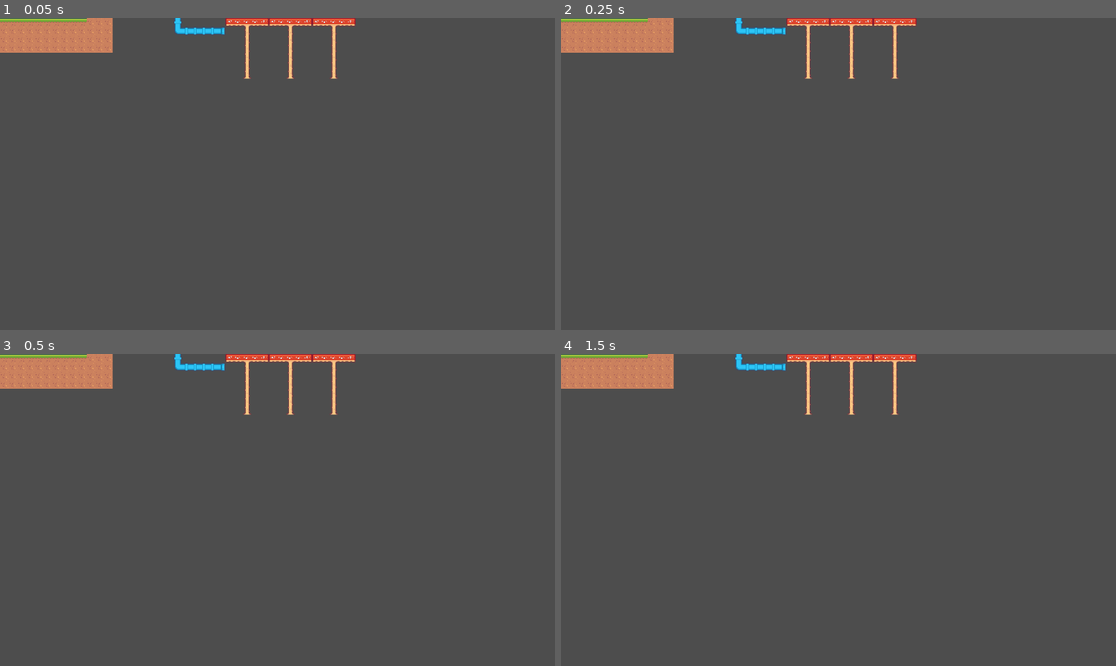
Above: before the commit, frames 1-4 (two rows, left to right).
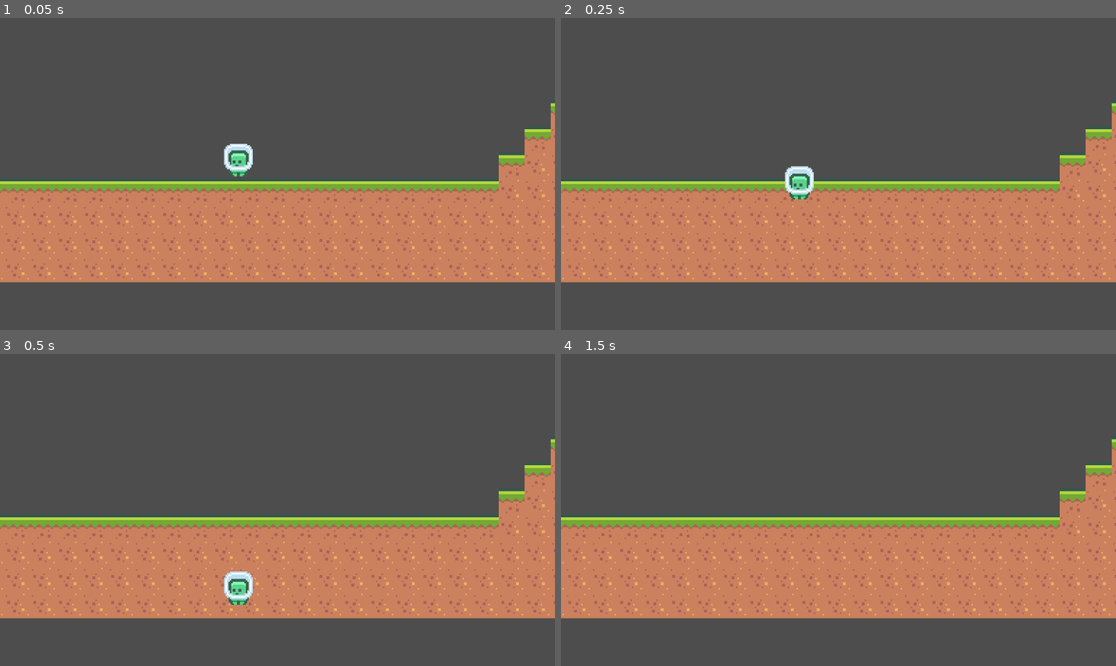
Above: after the commit, the same moments.

Repository: IsaacRF/test-platformer-2d
Game: Godot game, scene res://Levels/Level1.tscn
The game is run twice, just before and just after one commit, with the same random seed, the same clock (stepped at 60 frames per second) and the same inputs. Before the commit the project has no main scene; this scene is started directly in both runs.
Inputs:
- Up to frame 1 (0.05 s): no input
- Up to frame 2 (0.25 s): no input
- Up to frame 3 (0.5 s): no input
- Up to frame 4 (1.5 s): tap Enter (ui_accept) at 0.5, 0.6, 0.77, 1.07, 1.25, 1.35 s; hold Right (ui_right) from 0.53 s (still down)

The runs differ from the first frame. In frame 1, 39% of the frame differs, in the area x 0-100%, y 0-85%; in frame 2, 39%; in frame 3, 38%; in frame 4, 38%.

Commit message:
Setup Player object in scene and Script
Also fix TileSet tiles out of texture

Diff:
--- a/Levels/Level1.tscn
+++ b/Levels/Level1.tscn
@@ -1,238 +1,31 @@
-[gd_scene load_steps=4 format=3 uid="uid://c2oa4y33f2ejk"]
+[gd_scene load_steps=5 format=3 uid="uid://c2oa4y33f2ejk"]
 
-[ext_resource type="Texture2D" uid="uid://biwond464pw3f" path="res://Sprites/Tiles/tiles_packed.png" id="1_3oqup"]
+[ext_resource type="TileSet" uid="uid://do245kxupqu6" path="res://Resources/TileMap.tres" id="1_qi6rl"]
+[ext_resource type="Script" path="res://Scripts/Player.gd" id="2_acmkx"]
+[ext_resource type="Texture2D" uid="uid://bqb4j84403j2a" path="res://Sprites/Characters/character_0000.png" id="2_u7mh4"]
 
-[sub_resource type="TileSetAtlasSource" id="TileSetAtlasSource_cqlng"]
-texture = ExtResource("1_3oqup")
-texture_region_size = Vector2i(18, 18)
-0:0/0 = 0
-1:0/0 = 0
-2:0/0 = 0
-3:0/0 = 0
-4:0/0 = 0
-5:0/0 = 0
-6:0/0 = 0
-7:0/0 = 0
-8:0/0 = 0
-9:0/0 = 0
-10:0/0 = 0
-11:0/0 = 0
-12:0/0 = 0
-13:0/0 = 0
-14:0/0 = 0
-15:0/0 = 0
-16:0/0 = 0
-17:0/0 = 0
-18:0/0 = 0
-19:0/0 = 0
-20:0/0 = 0
-21:0/0 = 0
-0:1/0 = 0
-1:1/0 = 0
-2:1/0 = 0
-3:1/0 = 0
-4:1/0 = 0
-5:1/0 = 0
-6:1/0 = 0
-7:1/0 = 0
-8:1/0 = 0
-9:1/0 = 0
-10:1/0 = 0
-11:1/0 = 0
-12:1/0 = 0
-13:1/0 = 0
-14:1/0 = 0
-15:1/0 = 0
-16:1/0 = 0
-17:1/0 = 0
-18:1/0 = 0
-19:1/0 = 0
-20:1/0 = 0
-21:1/0 = 0
-0:2/0 = 0
-1:2/0 = 0
-2:2/0 = 0
-3:2/0 = 0
-4:2/0 = 0
-5:2/0 = 0
-6:2/0 = 0
-7:2/0 = 0
-8:2/0 = 0
-9:2/0 = 0
-10:2/0 = 0
-11:2/0 = 0
-12:2/0 = 0
-13:2/0 = 0
-14:2/0 = 0
-15:2/0 = 0
-16:2/0 = 0
-17:2/0 = 0
-18:2/0 = 0
-19:2/0 = 0
-20:2/0 = 0
-21:2/0 = 0
-0:3/0 = 0
-1:3/0 = 0
-2:3/0 = 0
-3:3/0 = 0
-4:3/0 = 0
-5:3/0 = 0
-6:3/0 = 0
-7:3/0 = 0
-8:3/0 = 0
-9:3/0 = 0
-10:3/0 = 0
-11:3/0 = 0
-12:3/0 = 0
-13:3/0 = 0
-14:3/0 = 0
-15:3/0 = 0
-16:3/0 = 0
-17:3/0 = 0
-18:3/0 = 0
-19:3/0 = 0
-20:3/0 = 0
-21:3/0 = 0
-0:4/0 = 0
-1:4/0 = 0
-2:4/0 = 0
-3:4/0 = 0
-4:4/0 = 0
-5:4/0 = 0
-6:4/0 = 0
-7:4/0 = 0
-8:4/0 = 0
-9:4/0 = 0
-10:4/0 = 0
-11:4/0 = 0
-12:4/0 = 0
-13:4/0 = 0
-14:4/0 = 0
-15:4/0 = 0
-16:4/0 = 0
-17:4/0 = 0
-18:4/0 = 0
-19:4/0 = 0
-20:4/0 = 0
-21:4/0 = 0
-0:5/0 = 0
-1:5/0 = 0
-2:5/0 = 0
-3:5/0 = 0
-4:5/0 = 0
-5:5/0 = 0
-6:5/0 = 0
-7:5/0 = 0
-8:5/0 = 0
-9:5/0 = 0
-10:5/0 = 0
-11:5/0 = 0
-12:5/0 = 0
-13:5/0 = 0
-14:5/0 = 0
-15:5/0 = 0
-16:5/0 = 0
-17:5/0 = 0
-18:5/0 = 0
-19:5/0 = 0
-20:5/0 = 0
-21:5/0 = 0
-0:6/0 = 0
-1:6/0 = 0
-2:6/0 = 0
-3:6/0 = 0
-4:6/0 = 0
-5:6/0 = 0
-6:6/0 = 0
-7:6/0 = 0
-8:6/0 = 0
-9:6/0 = 0
-10:6/0 = 0
-11:6/0 = 0
-12:6/0 = 0
-13:6/0 = 0
-14:6/0 = 0
-15:6/0 = 0
-16:6/0 = 0
-17:6/0 = 0
-18:6/0 = 0
-19:6/0 = 0
-20:6/0 = 0
-21:6/0 = 0
-0:7/0 = 0
-1:7/0 = 0
-2:7/0 = 0
-3:7/0 = 0
-4:7/0 = 0
-5:7/0 = 0
-6:7/0 = 0
-7:7/0 = 0
-8:7/0 = 0
-9:7/0 = 0
-10:7/0 = 0
-11:7/0 = 0
-12:7/0 = 0
-13:7/0 = 0
-14:7/0 = 0
-15:7/0 = 0
-16:7/0 = 0
-17:7/0 = 0
-18:7/0 = 0
-19:7/0 = 0
-20:7/0 = 0
-21:7/0 = 0
-0:8/0 = 0
-1:8/0 = 0
-2:8/0 = 0
-3:8/0 = 0
-4:8/0 = 0
-5:8/0 = 0
-6:8/0 = 0
-7:8/0 = 0
-8:8/0 = 0
-9:8/0 = 0
-10:8/0 = 0
-11:8/0 = 0
-12:8/0 = 0
-13:8/0 = 0
-14:8/0 = 0
-15:8/0 = 0
-16:8/0 = 0
-17:8/0 = 0
-18:8/0 = 0
-19:8/0 = 0
-20:8/0 = 0
-21:8/0 = 0
-0:9/0 = 0
-1:9/0 = 0
-2:9/0 = 0
-3:9/0 = 0
-4:9/0 = 0
-5:9/0 = 0
-6:9/0 = 0
-7:9/0 = 0
-8:9/0 = 0
-9:9/0 = 0
-10:9/0 = 0
-11:9/0 = 0
-12:9/0 = 0
-13:9/0 = 0
-14:9/0 = 0
-15:9/0 = 0
-16:9/0 = 0
-17:9/0 = 0
-18:9/0 = 0
-19:9/0 = 0
-20:9/0 = 0
-21:9/0 = 0
-
-[sub_resource type="TileSet" id="TileSet_hwexs"]
-tile_size = Vector2i(18, 18)
-sources/0 = SubResource("TileSetAtlasSource_cqlng")
+[sub_resource type="CapsuleShape2D" id="CapsuleShape2D_0vlhn"]
+radius = 8.0
+height = 22.0
 
 [node name="Main" type="Node2D"]
 
 [node name="TileMap" type="TileMap" parent="."]
-tile_set = SubResource("TileSet_hwexs")
+tile_set = ExtResource("1_qi6rl")
 format = 2
 layer_0/tile_data = PackedInt32Array(65534, 131072, 1, 65533, 131072, 1, 65535, 131072, 1, 0, 131072, 1, 1, 131072, 1,  …(2583 unchanged characters)…
+
+[node name="Player" type="CharacterBody2D" parent="."]
+position = Vector2(0, -14)
+script = ExtResource("2_acmkx")
+
+[node name="Sprite" type="Sprite2D" parent="Player"]
+texture = ExtResource("2_u7mh4")
+
+[node name="CollisionShape2D" type="CollisionShape2D" parent="Player"]
+position = Vector2(0, 1)
+shape = SubResource("CapsuleShape2D_0vlhn")
+
+[node name="Camera2D" type="Camera2D" parent="."]
+position = Vector2(27, -3)
+zoom = Vector2(3, 3)
--- a/Resources/TileMap.tres
+++ b/Resources/TileMap.tres
@@ -1,10 +1,11 @@
 [gd_resource type="TileSet" load_steps=3 format=3 uid="uid://do245kxupqu6"]
 
-[ext_resource type="Texture2D" uid="uid://biwond464pw3f" path="res://Sprites/Tiles/tiles_packed.png" id="1_sx7a3"]
+[ext_resource type="Texture2D" uid="uid://biwond464pw3f" path="res://Sprites/Tiles/tiles_packed.png" id="1_nadbs"]
 
 [sub_resource type="TileSetAtlasSource" id="TileSetAtlasSource_cqlng"]
-texture = ExtResource("1_sx7a3")
+texture = ExtResource("1_nadbs")
 texture_region_size = Vector2i(18, 18)
+use_texture_padding = false
 0:0/0 = 0
 1:0/0 = 0
 2:0/0 = 0
@@ -24,9 +25,6 @@
 16:0/0 = 0
 17:0/0 = 0
 18:0/0 = 0
-19:0/0 = 0
-20:0/0 = 0
-21:0/0 = 0
 0:1/0 = 0
 1:1/0 = 0
 2:1/0 = 0
@@ -46,9 +44,6 @@
 16:1/0 = 0
 17:1/0 = 0
 18:1/0 = 0
-19:1/0 = 0
-20:1/0 = 0
-21:1/0 = 0
 0:2/0 = 0
 1:2/0 = 0
 2:2/0 = 0
@@ -68,9 +63,6 @@
 16:2/0 = 0
 17:2/0 = 0
 18:2/0 = 0
-19:2/0 = 0
-20:2/0 = 0
-21:2/0 = 0
 0:3/0 = 0
 1:3/0 = 0
 2:3/0 = 0
@@ -91,8 +83,6 @@
 17:3/0 = 0
 18:3/0 = 0
 19:3/0 = 0
-20:3/0 = 0
-21:3/0 = 0
 0:4/0 = 0
 1:4/0 = 0
 2:4/0 = 0
@@ -113,8 +103,6 @@
 17:4/0 = 0
 18:4/0 = 0
 19:4/0 = 0
-20:4/0 = 0
-21:4/0 = 0
 0:5/0 = 0
 1:5/0 = 0
 2:5/0 = 0
@@ -135,8 +123,6 @@
 17:5/0 = 0
 18:5/0 = 0
 19:5/0 = 0
-20:5/0 = 0
-21:5/0 = 0
 0:6/0 = 0
 1:6/0 = 0
 2:6/0 = 0
@@ -157,8 +143,6 @@
 17:6/0 = 0
 18:6/0 = 0
 19:6/0 = 0
-20:6/0 = 0
-21:6/0 = 0
 0:7/0 = 0
 1:7/0 = 0
 2:7/0 = 0
@@ -179,8 +163,6 @@
 17:7/0 = 0
 18:7/0 = 0
 19:7/0 = 0
-20:7/0 = 0
-21:7/0 = 0
 0:8/0 = 0
 1:8/0 = 0
 2:8/0 = 0
@@ -201,30 +183,9 @@
 17:8/0 = 0
 18:8/0 = 0
 19:8/0 = 0
-20:8/0 = 0
-21:8/0 = 0
-0:9/0 = 0
-1:9/0 = 0
-2:9/0 = 0
-3:9/0 = 0
-4:9/0 = 0
-5:9/0 = 0
-6:9/0 = 0
-7:9/0 = 0
-8:9/0 = 0
-9:9/0 = 0
-10:9/0 = 0
-11:9/0 = 0
-12:9/0 = 0
-13:9/0 = 0
-14:9/0 = 0
-15:9/0 = 0
-16:9/0 = 0
-17:9/0 = 0
-18:9/0 = 0
-19:9/0 = 0
-20:9/0 = 0
-21:9/0 = 0
+19:0/0 = 0
+19:1/0 = 0
+19:2/0 = 0
 
 [resource]
 tile_size = Vector2i(18, 18)
--- /dev/null
+++ b/Scripts/Player.gd
@@ -0,0 +1,29 @@
+extends CharacterBody2D
+
+
+var move_speed : float = 300.0
+var jump_force : float = 400.0
+var gravity : float = 500.0
+
+func _physics_process(delta):
+	# Add the gravity.
+	if not is_on_floor():
+		velocity.y += gravity * delta
+
+	velocity.x = 0
+
+	# Handle jump.
+	if Input.is_action_just_pressed("ui_accept") and is_on_floor():
+		velocity.y = -jump_force
+
+	# Get the input direction and handle the movement/deceleration.
+	# As good practice, you should replace UI actions with custom gameplay actions.
+	var direction = Input.get_axis("ui_left", "ui_right")
+	if direction:
+		velocity.x = direction * move_speed
+	else:
+		velocity.x = move_toward(velocity.x, 0, move_speed)
+
+
+
+	move_and_slide()
--- a/project.godot
+++ b/project.godot
@@ -11,6 +11,7 @@
 [application]
 
 config/name="Test Platformer 2D"
+run/main_scene="res://Levels/Level1.tscn"
 config/features=PackedStringArray("4.2", "Forward Plus")
 config/icon="res://icon.svg"
 
